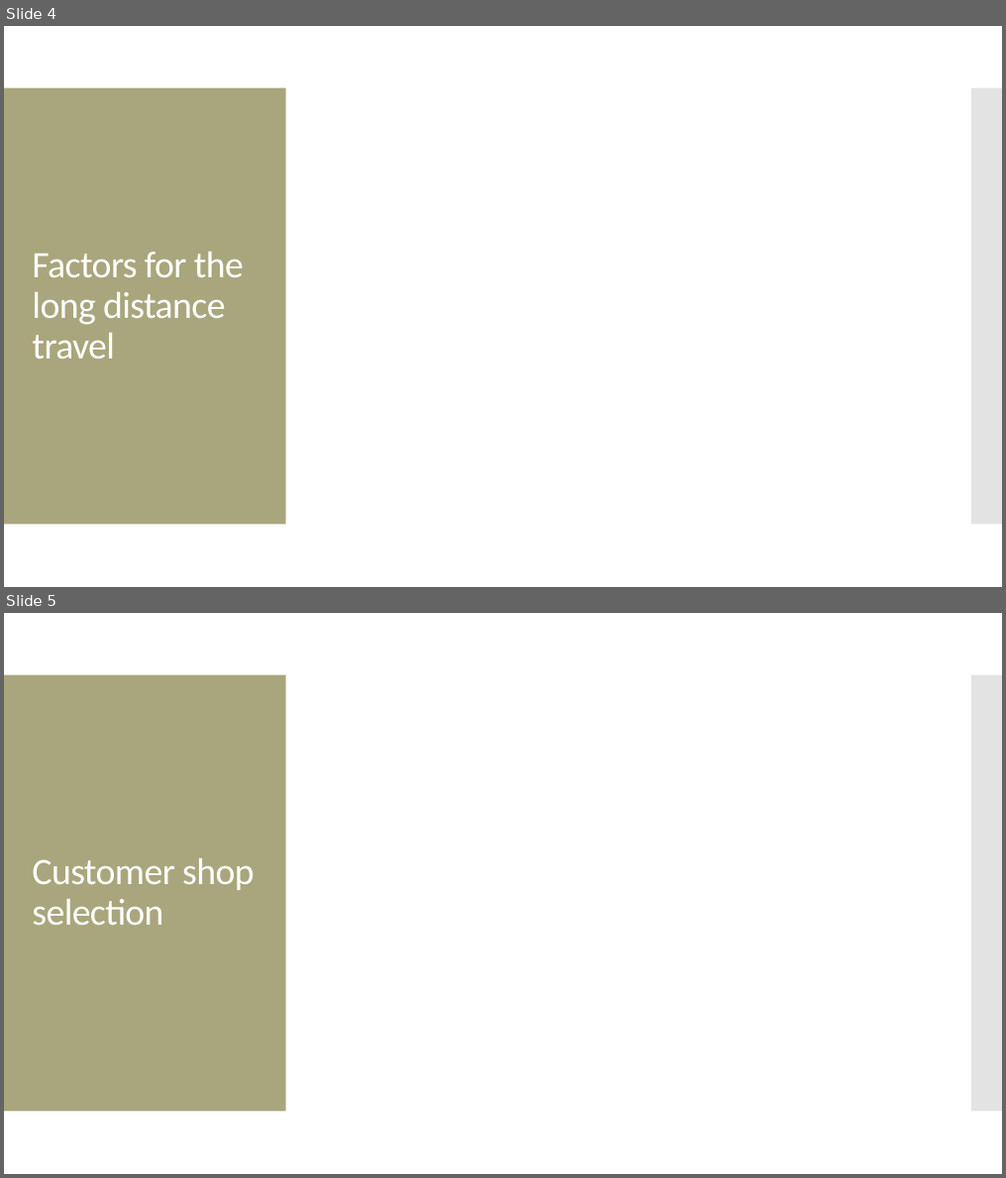
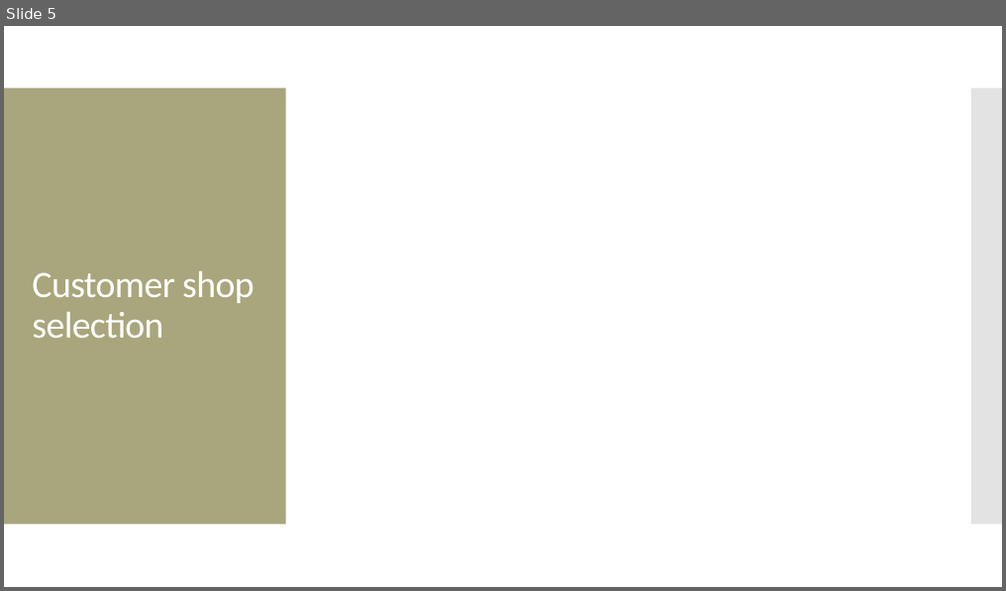
Before and after one commit to Rspawar/Data-Science-with-R, a slide deck: Screencast_Presentation.pptx. Shown one above the other, each under a label of ours: slides 4 and 5 before the commit, slide 5 after it. The pictures are 1006x1178 and 1006x591 pixels, drawn with LibreOffice and Linux fonts; fonts in the diff are those of the drawing. Boxes give left, top, right and bottom in pixels: in the first picture for what was removed or moved away, otherwise in the second. Text is boxed around its words. In the diff, an @@ line names an element or a change of style, - is before the commit and + after.

```diff
--- a/Screencast_Presentation.pptx
+++ b/Screencast_Presentation.pptx
@@ slide 4 removed at [4,26,1002,587], background #FFFFFF; not listed: 2 template elements that a slide beside it also shows @@
@@ title removed at [32,252,244,359] @@
-Factors for the long distance travel
```
Also in this commit, not shown: 1 slide changed, 1 slide added, 4 other files.
